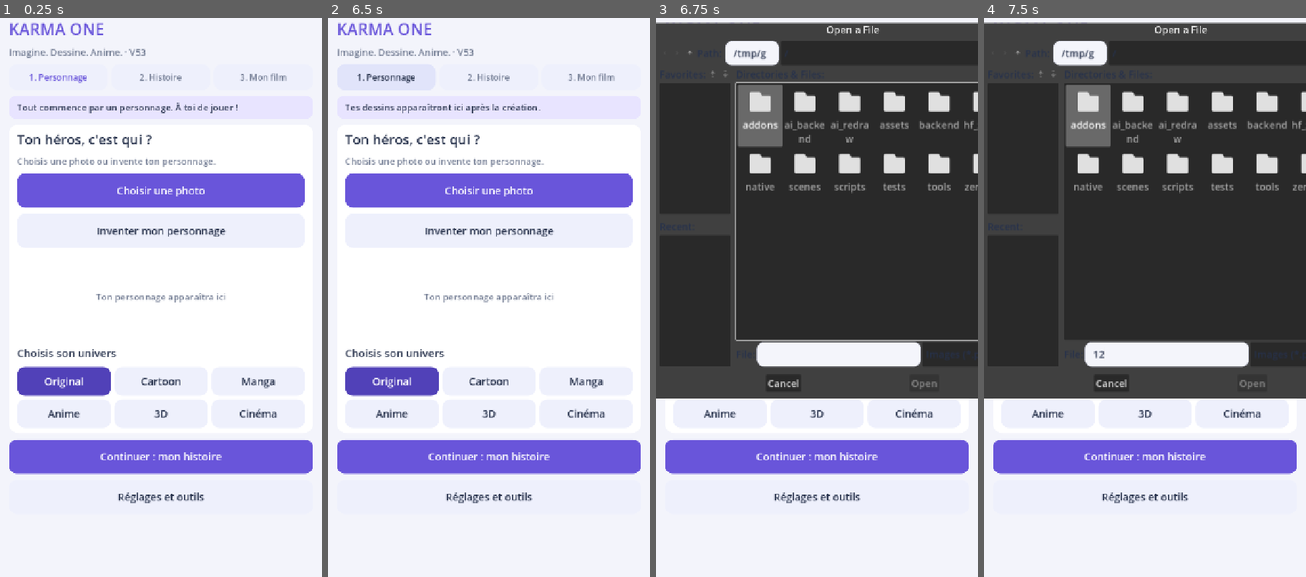
Above: before the commit, frames 1-4 (left to right).
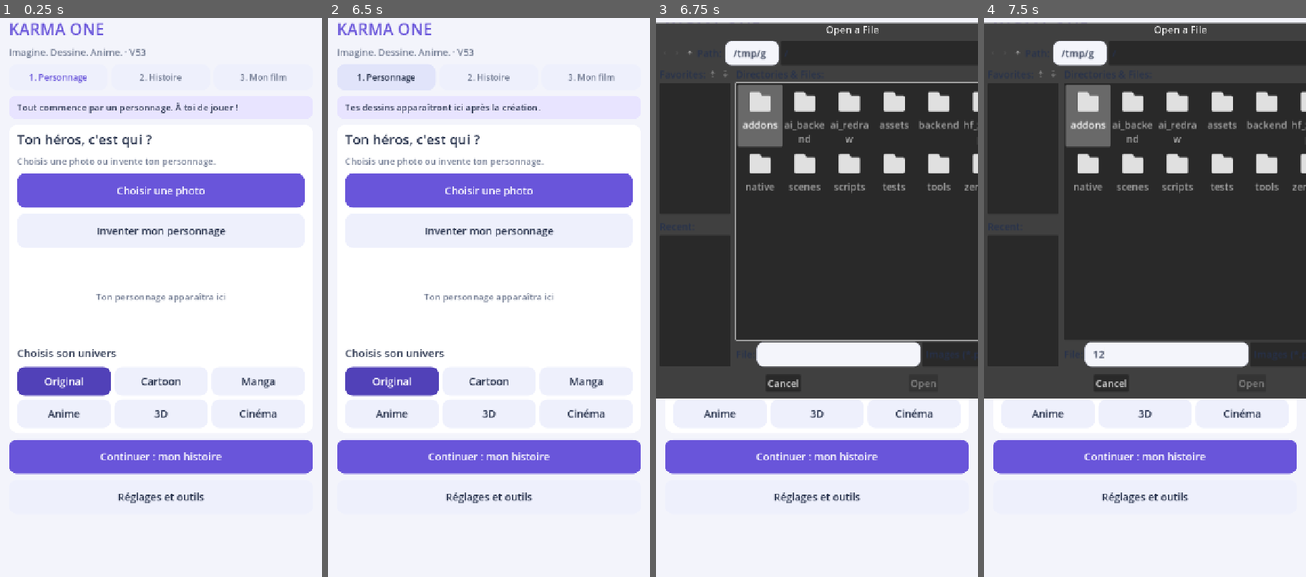
Above: after the commit, the same moments.

Repository: ericjamesempere-stack/MobileI2V-Xiaomi-
Game: Godot game, scene res://scenes/main.tscn
Same seed, same stepped clock (60 frames per second), same inputs: the game is played once before the commit and once after it.
Inputs (mouse positions are in pixels of both pictures, inside the frame that each line leads up to):
- Up to frame 1 (0.25 s): no input
- Up to frame 2 (6.5 s): click "1. Personnage" at 0.5 s; click "2. Histoire" at 1.25 s; click (489, 230) at 2.02 s; type "Alex" at 2.1 s; click "3. Mon film" at 2.75 s; click "Agrandir et vérifier les dess…" at 3.5 s; click "Voir défiler mes dessins" at 4.25 s; click "Partager ma vidéo" at 5 s; click "1. Personnage" at 5.75 s
- Up to frame 3 (6.75 s): click "Choisir une photo" at 6.5 s
- Up to frame 4 (7.5 s): click (1167, 353) at 7.27 s; type "12" at 7.35 s

Frames 1-2 are identical in both runs. In frame 3, 0.4% of the frame differs, in the area x 31-99%, y 1-67%; in frame 4, 0.4%.

Commit message:
V54: block MP4 export while any storyboard frame is rejected or missing approval

Diff:
--- a/scripts/storyboard.gd
+++ b/scripts/storyboard.gd
@@ -443,8 +443,10 @@
     for accepted_flag in accepted:
         if accepted_flag:
             selected += 1
-    if selected == 0:
-        status.text = "Valide les dessins avant l'export MP4."
+    # V54: an unapproved/rejected frame must block the entire export.
+    # Do not silently skip drawings: this would change the approved story.
+    if selected == 0 or accepted.size() != sources.size() or selected != sources.size():
+        status.text = "Export bloque : valide ou refais chaque dessin de la planche."
         return
     var exporter: Node = Node.new()
     exporter.set_script(load("res://scripts/export_mp4.gd"))
